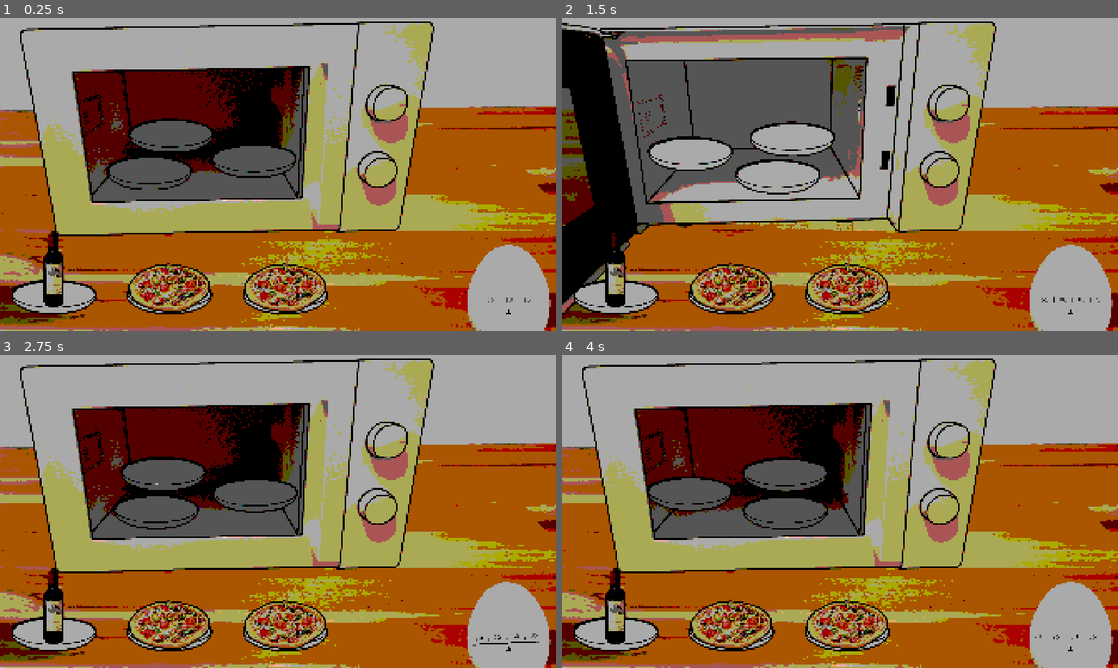
Above: before the commit, frames 1-4 (two rows, left to right).
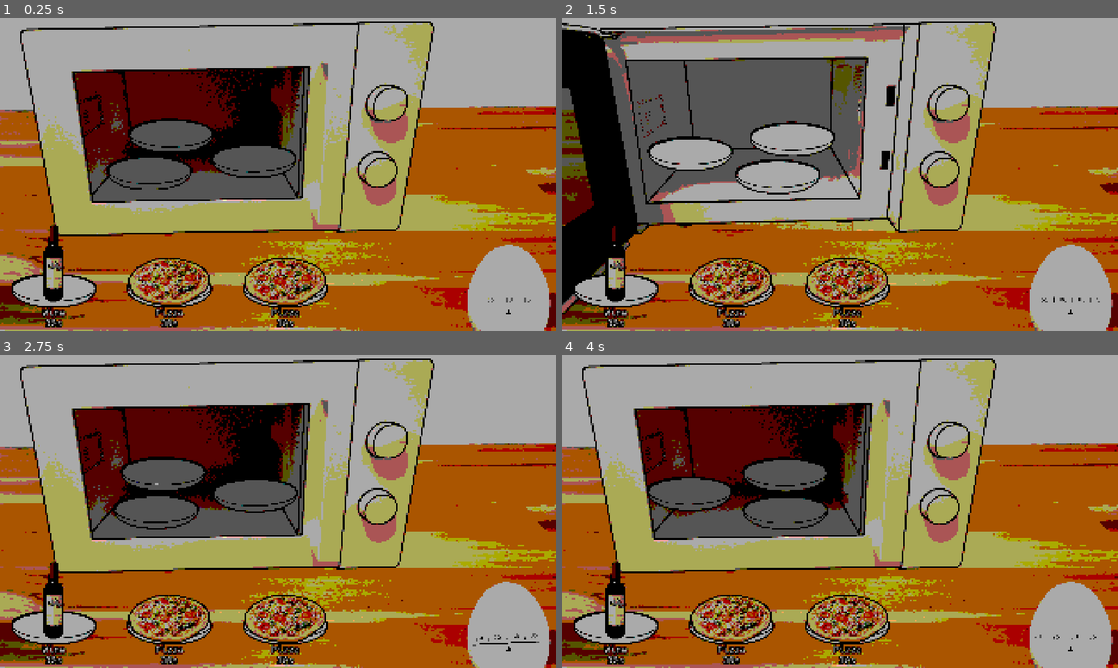
Above: after the commit, the same moments.

Repository: AnJ95/gmtk-2026
Game: Godot game, scene res://main/Main.tscn
Two runs of this game, one before a commit and one after it. Both use one fixed random seed, a clock stepped at 60 frames per second and the inputs below.
Inputs (mouse positions are in pixels of both pictures, inside the frame that each line leads up to):
- Up to frame 1 (0.25 s): no input
- Up to frame 2 (1.5 s): drag from (756, 130) to (617, 296) at 0.52 s; drag from (728, 190) to (784, 136) at 1.27 s
- Up to frame 3 (2.75 s): move the mouse to (333, 442) at 2.02 s; click (333, 442) at 2.17 s
- Up to frame 4 (4 s): drag from (812, 574) to (723, 473) at 2.77 s; move the mouse to (1006, 558) at 3.52 s; click (1006, 558) at 3.67 s

The runs differ from the first frame. In frame 1, 5.6% of the frame differs, in the area x 1-59%, y 66-99%; in frame 2, 5.5%; in frame 3, 5.6%; in frame 4, 5.6%.

Commit message:
Add item name & time to shelf slot

Diff:
--- a/main/Main.tscn
+++ b/main/Main.tscn
@@ -22,7 +22,7 @@
 position = Vector2(750, 542)
 
 [node name="Shelf" parent="." unique_id=1827128195 instance=ExtResource("2_xwkvk")]
-position = Vector2(185, 962)
+position = Vector2(185, 940)
 end_position = Vector2(1200, 0)
 
 [node name="Timer" parent="." unique_id=552243422 instance=ExtResource("3_xwkvk")]
--- a/shelf/slot/shelf_slot.gd
+++ b/shelf/slot/shelf_slot.gd
@@ -1,11 +1,15 @@
 extends Node2D
 
+const Item = preload("res://item/item.gd")
 var item_scene: PackedScene
-var current_item: Node2D
+var current_item: Item
 
 
 func _ready() -> void:
 	assert(item_scene != null, "ShelfSlot needs item_scene")
-	current_item = item_scene.instantiate() as Node2D
+	current_item = item_scene.instantiate() as Item
 	add_child(current_item)
 	current_item.get_node("Draggable").drag_drop($Droppable)
+
+	$VBoxContainer/LabelItemName.text = current_item.item_name
+	$VBoxContainer/LabelItemTime.text = "%ds" % current_item.target
--- a/shelf/slot/shelf_slot.tscn
+++ b/shelf/slot/shelf_slot.tscn
@@ -3,6 +3,7 @@
 [ext_resource type="Script" uid="uid://cusbarayc5bda" path="res://shelf/slot/shelf_slot.gd" id="1_ylvlw"]
 [ext_resource type="Texture2D" uid="uid://c6oiyjrhhdpbl" path="res://shelf/slot/assets/plate.png" id="2_ylvlw"]
 [ext_resource type="PackedScene" uid="uid://ckair3wdkc88u" path="res://drag-and-drop/Droppable.tscn" id="3_epenv"]
+[ext_resource type="FontFile" uid="uid://dnh0cy5qlqsi7" path="res://timer/Hack-Regular.ttf" id="4_3j5f2"]
 
 [sub_resource type="RectangleShape2D" id="RectangleShape2D_0yflk"]
 size = Vector2(294, 112)
@@ -24,3 +25,31 @@
 
 [node name="DraggablePosition" type="Marker2D" parent="." unique_id=1517569879]
 position = Vector2(0, 20)
+
+[node name="VBoxContainer" type="VBoxContainer" parent="." unique_id=2106384779]
+offset_left = -146.0
+offset_top = 58.0
+offset_right = 147.0
+offset_bottom = 132.0
+mouse_filter = 2
+theme_override_constants/separation = -2
+
+[node name="LabelItemName" type="Label" parent="VBoxContainer" unique_id=599861215]
+layout_mode = 2
+theme_override_colors/font_color = Color(1, 1, 1, 1)
+theme_override_colors/font_outline_color = Color(0, 0, 0, 1)
+theme_override_constants/outline_size = 15
+theme_override_fonts/font = ExtResource("4_3j5f2")
+theme_override_font_sizes/font_size = 32
+text = "Pizza"
+horizontal_alignment = 1
+
+[node name="LabelItemTime" type="Label" parent="VBoxContainer" unique_id=191211981]
+layout_mode = 2
+theme_override_colors/font_color = Color(1, 1, 1, 1)
+theme_override_colors/font_outline_color = Color(0, 0, 0, 1)
+theme_override_constants/outline_size = 15
+theme_override_fonts/font = ExtResource("4_3j5f2")
+theme_override_font_sizes/font_size = 32
+text = "30s"
+horizontal_alignment = 1
